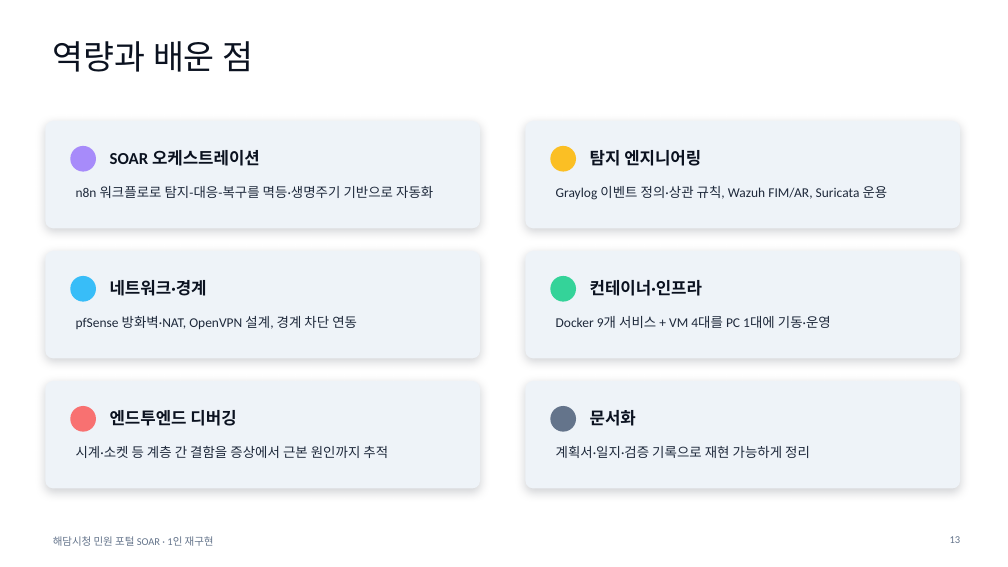
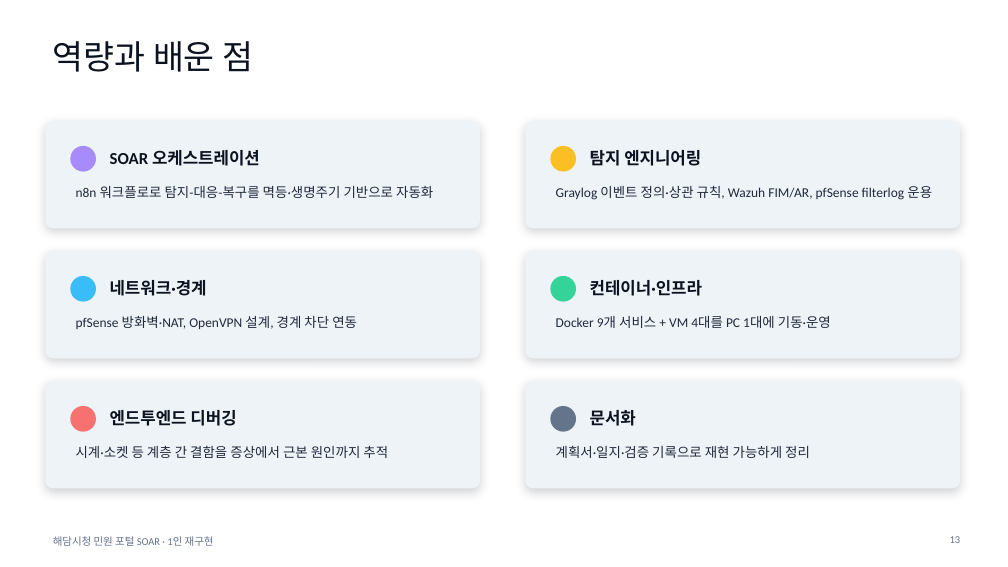
Before and after one commit to shk12170-dev/haedam-soar-portfolio, a slide deck: slide 13 of docs/portfolio/haedam-soar-portfolio.pptx. Drawn at 1008x567 pixels with LibreOffice and Linux fonts; fonts in the diff are those of the drawing. Boxes give left, top, right and bottom in pixels: in the first picture for what was removed or moved away, otherwise in the second. Text is boxed around its words. In the diff, an @@ line names an element or a change of style, - is before the commit and + after.

```diff
--- a/docs/portfolio/haedam-soar-portfolio.pptx
+++ b/docs/portfolio/haedam-soar-portfolio.pptx
@@ text at [556,186,932,200]: text changed @@
-Graylog 이벤트 정의·상관 규칙, Wazuh FIM/AR, Suricata 운용
+Graylog 이벤트 정의·상관 규칙, Wazuh FIM/AR, pfSense filterlog 운용
```
Also in this commit, not shown: 7 other slides changed, 6 other files.
